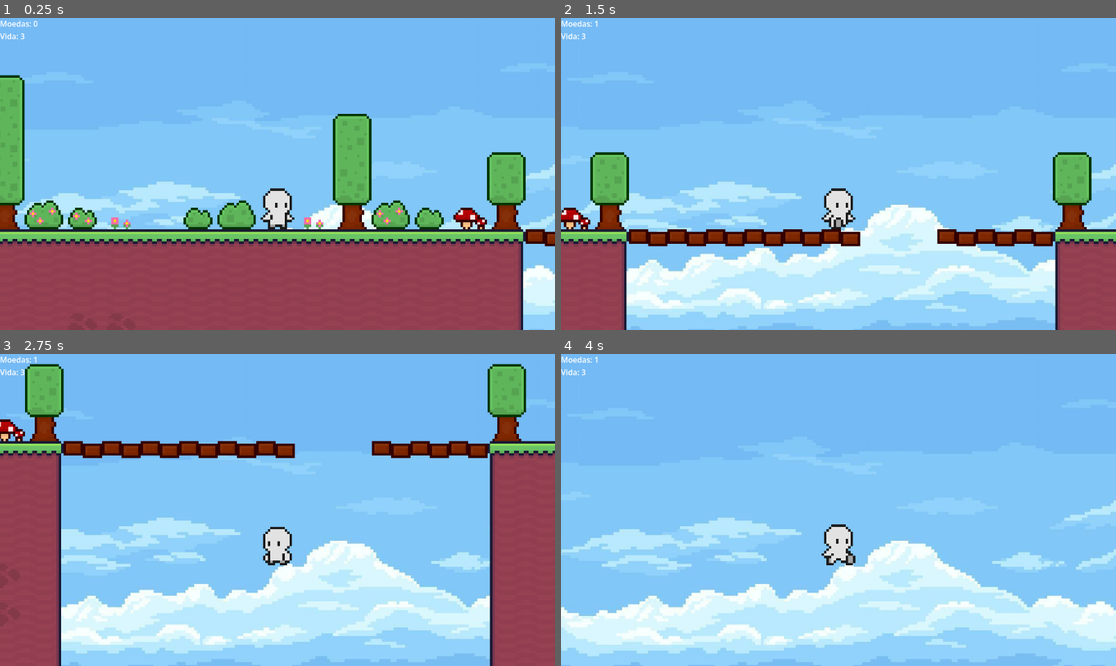
Above: before the commit, frames 1-4 (two rows, left to right).
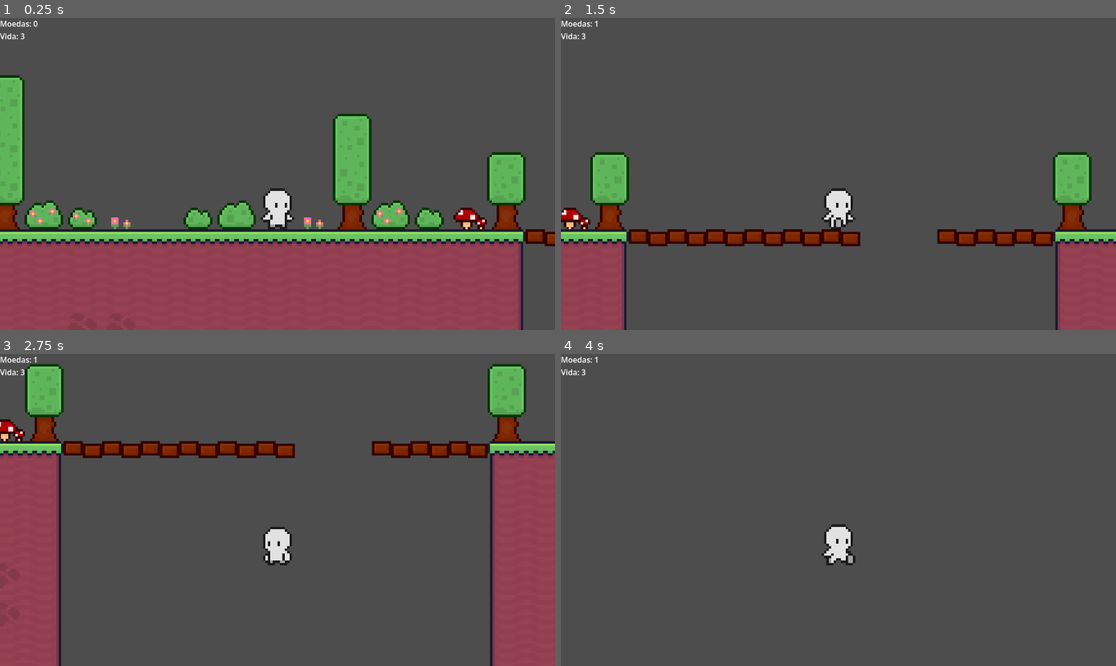
Above: after the commit, the same moments.

Repository: HeitorrFv/heitor-godote
Game: Godot game, scene res://cenas/fases/level_1.tscn
Two runs of this game, one before a commit and one after it. Both use one fixed random seed, a clock stepped at 60 frames per second and the inputs below. The project has no main scene, so this scene is started directly.
Inputs:
- Up to frame 1 (0.25 s): no input
- Up to frame 2 (1.5 s): tap Enter (ui_accept) at 0.5, 0.77 s; hold Right (ui_right) from 0.53 s (still down)
- Up to frame 3 (2.75 s): tap Enter (ui_accept) at 1.52 s; release Right (ui_right) at 2.03 s; hold Left (ui_left) from 2.03 s (still down)
- Up to frame 4 (4 s): release Left (ui_left) at 2.78 s; hold Right (ui_right) from 2.78 s (still down); tap Enter (ui_accept) at 3.02, 3.77 s

The runs differ from the first frame. In frame 1, 60% of the frame differs, in the area x 0-100%, y 0-100%; in frame 2, 86%; in frame 3, 77%; in frame 4, 99%.

Commit message:
Grande Atualização
- Adição de diversos inimigos;
- Exportação de Parallax com profundidade para dentro da Godot;

Diff:
--- /dev/null
+++ b/novo-projeto-de-jogo-heitor/bullet.gd
@@ -0,0 +1,9 @@
+extends Area2D
+func _process(delta):
+	position.x -= 200 * delta # Voa infinitamente para a esquerda. Delta mantém a velocidade constante.
+
+# Conecte o sinal body_entered da Bala
+func _on_body_entered(body):
+	if body.name == "Player":
+		body.take_damage()
+		queue_free() # A bala some ao acertar o jogador
--- /dev/null
+++ b/novo-projeto-de-jogo-heitor/cenas/inimigos/bat/bat.gd
@@ -0,0 +1,14 @@
+extends CharacterBody2D
+const SPEED = 80.0
+var player = null # Variável vazia. O morcego não sabe onde o player está ainda.
+
+func _physics_process(delta):
+	if player: # Se o player foi encontrado...
+		# direction_to calcula a matemática do ângulo exato até o jogador!
+		velocity = position.direction_to(player.position) * SPEED
+		move_and_slide()
+
+# Sinal conectado da DetectionZone (Área gigante)
+func _on_detection_zone_body_entered(body):
+	if body.name == "Player":
+		player = body # Memoriza o corpo do player, ativando a perseguição!
--- /dev/null
+++ b/novo-projeto-de-jogo-heitor/cenas/inimigos/bat/bat.tscn
@@ -0,0 +1,46 @@
+[gd_scene format=3 uid="uid://be762ddrn4uhp"]
+
+[ext_resource type="Script" uid="uid://dqor1o3jhu7wa" path="res://cenas/inimigos/bat/bat.gd" id="1_tofr1"]
+[ext_resource type="Texture2D" uid="uid://b3hjisp1ln4f2" path="res://imagens/bat.png" id="2_vobq3"]
+
+[sub_resource type="AtlasTexture" id="AtlasTexture_1tubu"]
+atlas = ExtResource("2_vobq3")
+region = Rect2(0, 0, 32, 32)
+
+[sub_resource type="AtlasTexture" id="AtlasTexture_3tecl"]
+atlas = ExtResource("2_vobq3")
+region = Rect2(32, 0, 32, 32)
+
+[sub_resource type="SpriteFrames" id="SpriteFrames_jp0fn"]
+animations = [{
+"frames": [{
+"duration": 1.0,
+"texture": SubResource("AtlasTexture_1tubu")
+}, {
+"duration": 1.0,
+"texture": SubResource("AtlasTexture_3tecl")
+}],
+"loop": true,
+"name": &"default",
+"speed": 5.0
+}]
+
+[sub_resource type="CapsuleShape2D" id="CapsuleShape2D_ulak1"]
+radius = 8.0
+
+[node name="Bat" type="CharacterBody2D" unique_id=539757533]
+script = ExtResource("1_tofr1")
+
+[node name="AnimatedSprite2D" type="AnimatedSprite2D" parent="." unique_id=1811205246]
+sprite_frames = SubResource("SpriteFrames_jp0fn")
+autoplay = "default"
+
+[node name="DetectionZone" type="Area2D" parent="." unique_id=449316571]
+
+[node name="Hitbox" type="Area2D" parent="." unique_id=204256611]
+
+[node name="CollisionShape2D" type="CollisionShape2D" parent="." unique_id=1496826130]
+rotation = 1.5707964
+shape = SubResource("CapsuleShape2D_ulak1")
+
+[connection signal="body_entered" from="DetectionZone" to="." method="_on_detection_zone_body_entered"]
--- /dev/null
+++ b/novo-projeto-de-jogo-heitor/cenas/inimigos/enemy/enemy.gd
@@ -0,0 +1,15 @@
+extends CharacterBody2D
+var dir = 1 # Começa andando para a direita (1). Esquerda seria -1.
+
+func _physics_process(delta):
+	# Adicione gravidade aqui também igual ao player (velocity.y += gravity * delta) se quiser!
+	velocity.x = dir * 50
+	move_and_slide()
+
+	# Se o laser (RayCast2D) bater em alguma coisa...
+	if $WallCheck.is_colliding():
+		dir *= -1 # Inverte a direção (1 vira -1, -1 vira 1)
+		scale.x *= -1 # Inverte a imagem e o laser para o outro lado!
+
+func _on_hitbox_player_body_entered(body: Node2D) -> void:
+	pass # Replace with function body.
--- /dev/null
+++ b/novo-projeto-de-jogo-heitor/cenas/inimigos/enemy/enemy.tscn
@@ -0,0 +1,37 @@
+[gd_scene format=3 uid="uid://7wox26ywspfk"]
+
+[ext_resource type="Script" uid="uid://bu66mnfq6ei6" path="res://cenas/inimigos/enemy/enemy.gd" id="1_fc1ag"]
+
+[sub_resource type="CapsuleShape2D" id="CapsuleShape2D_4gyqm"]
+radius = 5.0
+height = 18.0
+
+[sub_resource type="SpriteFrames" id="SpriteFrames_hb8ge"]
+
+[sub_resource type="CircleShape2D" id="CircleShape2D_e1ltt"]
+radius = 9.0
+
+[node name="Enemy" type="CharacterBody2D" unique_id=155754591]
+script = ExtResource("1_fc1ag")
+
+[node name="CollisionShape2D" type="CollisionShape2D" parent="." unique_id=1787704049]
+position = Vector2(0, 1)
+rotation = 1.5707964
+shape = SubResource("CapsuleShape2D_4gyqm")
+debug_color = Color(0.9816387, 0, 0.3734039, 0.41960785)
+
+[node name="AnimatedSprite2D" type="AnimatedSprite2D" parent="." unique_id=283404570]
+position = Vector2(0, -2)
+sprite_frames = SubResource("SpriteFrames_hb8ge")
+autoplay = "default"
+
+[node name="HitboxPlayer" type="Area2D" parent="." unique_id=1391570199]
+
+[node name="CollisionShape2D" type="CollisionShape2D" parent="HitboxPlayer" unique_id=696600960]
+position = Vector2(0, 1)
+shape = SubResource("CircleShape2D_e1ltt")
+
+[node name="WallCheck" type="RayCast2D" parent="." unique_id=814398762]
+target_position = Vector2(20, 0)
+
+[connection signal="body_entered" from="HitboxPlayer" to="." method="_on_hitbox_player_body_entered"]
--- /dev/null
+++ b/novo-projeto-de-jogo-heitor/cenas/inimigos/enemy/wall_check.gd
@@ -0,0 +1,15 @@
+extends CharacterBody2D
+var dir = 1 # Começa andando para a direita (1). Esquerda seria -1.
+
+func _physics_process(delta):
+	# Adicione gravidade aqui também igual ao player (velocity.y += gravity * delta) se quiser!
+	velocity.x = dir * 50
+	move_and_slide()
+
+	# Se o laser (RayCast2D) bater em alguma coisa...
+	if $WallCheck.is_colliding():
+		dir *= -1 # Inverte a direção (1 vira -1, -1 vira 1)
+		scale.x *= -1 # Inverte a imagem e o laser para o outro lado!
+
+func _on_hitbox_player_body_entered(body: Node2D) -> void:
+	pass # Replace with function body.
--- /dev/null
+++ b/novo-projeto-de-jogo-heitor/cenas/inimigos/slime/slime.gd
@@ -0,0 +1,14 @@
+extends CharacterBody2D
+var gravity = 980.0
+
+func _physics_process(delta):
+	if not is_on_floor():
+		velocity.y += gravity * delta
+	move_and_slide()
+
+# Função gerada pelo sinal timeout() do Timer! Ela roda a cada 2 segundos.
+func _on_jump_timer_timeout():
+	if is_on_floor():
+		velocity.y = -350.0 # Pula para cima
+		# randi_range sorteia um número aleatório. Aqui sorteamos se vai pra esquerda ou direita!
+		velocity.x = randi_range(-1, 1) * 100
--- /dev/null
+++ b/novo-projeto-de-jogo-heitor/cenas/inimigos/slime/slime.tscn
@@ -0,0 +1,60 @@
+[gd_scene format=3 uid="uid://cop15feoqpjg0"]
+
+[ext_resource type="Script" uid="uid://b272sr86xwcv8" path="res://cenas/inimigos/slime/slime.gd" id="1_5jc4t"]
+[ext_resource type="Texture2D" uid="uid://b57eeif8t0xcl" path="res://imagens/sEnemy_Jumping.png" id="2_4l1t8"]
+
+[sub_resource type="AtlasTexture" id="AtlasTexture_ppcr1"]
+atlas = ExtResource("2_4l1t8")
+region = Rect2(0, 0, 17, 14)
+
+[sub_resource type="AtlasTexture" id="AtlasTexture_jayke"]
+atlas = ExtResource("2_4l1t8")
+region = Rect2(17, 0, 17, 14)
+
+[sub_resource type="AtlasTexture" id="AtlasTexture_2002g"]
+atlas = ExtResource("2_4l1t8")
+region = Rect2(34, 0, 17, 14)
+
+[sub_resource type="AtlasTexture" id="AtlasTexture_bratd"]
+atlas = ExtResource("2_4l1t8")
+region = Rect2(51, 0, 17, 14)
+
+[sub_resource type="SpriteFrames" id="SpriteFrames_5b0gg"]
+animations = [{
+"frames": [{
+"duration": 1.0,
+"texture": SubResource("AtlasTexture_ppcr1")
+}, {
+"duration": 1.0,
+"texture": SubResource("AtlasTexture_jayke")
+}, {
+"duration": 1.0,
+"texture": SubResource("AtlasTexture_2002g")
+}, {
+"duration": 1.0,
+"texture": SubResource("AtlasTexture_bratd")
+}],
+"loop": true,
+"name": &"default",
+"speed": 5.0
+}]
+
+[sub_resource type="CapsuleShape2D" id="CapsuleShape2D_da4t2"]
+radius = 5.0
+height = 18.0
+
+[node name="Slime" type="CharacterBody2D" unique_id=304033643]
+script = ExtResource("1_5jc4t")
+
+[node name="AnimatedSprite2D" type="AnimatedSprite2D" parent="." unique_id=1672077392]
+sprite_frames = SubResource("SpriteFrames_5b0gg")
+autoplay = "default"
+
+[node name="CollisionShape2D" type="CollisionShape2D" parent="." unique_id=267581475]
+position = Vector2(0, 3)
+rotation = 1.5707964
+shape = SubResource("CapsuleShape2D_da4t2")
+
+[node name="JumpTimer" type="Timer" parent="." unique_id=471312444]
+wait_time = 2.0
+autostart = true
--- a/novo-projeto-de-jogo-heitor/cenas/parallax/parallax_background.tscn
+++ b/novo-projeto-de-jogo-heitor/cenas/parallax/parallax_background.tscn
@@ -1,11 +1,13 @@
 [gd_scene format=3 uid="uid://c41sxjeof2te3"]
-
-[ext_resource type="Texture2D" uid="uid://d2myqv2fcrnxk" path="res://imagens/ceu.jpg" id="1_ksuqd"]
 
 [node name="ParallaxBackground" type="ParallaxBackground" unique_id=376730479]
 
 [node name="Parallax2D" type="Parallax2D" parent="." unique_id=1150236478]
 
-[node name="Sprite2D" type="Sprite2D" parent="Parallax2D" unique_id=1487187758]
-position = Vector2(607, 250)
-texture = ExtResource("1_ksuqd")
+[node name="Parallax2D2" type="Parallax2D" parent="." unique_id=703652975]
+
+[node name="Parallax2D3" type="Parallax2D" parent="." unique_id=172402654]
+
+[node name="Parallax2D4" type="Parallax2D" parent="." unique_id=1717024187]
+
+[node name="Parallax2D5" type="Parallax2D" parent="." unique_id=420772171]
--- a/novo-projeto-de-jogo-heitor/cenas/player/Player.gd
+++ b/novo-projeto-de-jogo-heitor/cenas/player/Player.gd
@@ -31,3 +31,20 @@
 
 	# Aplica todas as velocidades configuradas acima e faz o personagem realmente se mover!
 	move_and_slide()
+
+# Adicione no final do script do Player.gd
+
+func take_damage():
+	Global.health -= 1 # Tira 1 do Global.health
+
+	if Global.health <= 0: # Se a vida chegar a zero ou menos...
+		die()              # ...chama a função de morte
+
+func die():
+	print("Game Over - O jogador morreu!")
+	Global.health = 3 # Reseta vida para a próxima tentativa
+	Global.coins = 0  # Opcional: faz o jogador perder as moedas ao morrer
+
+	# Recarrega a cena atual imediatamente (recomeça a fase)
+	# Mais tarde vamos mudar isso para ir para uma Tela de Game Over de verdade
+	get_tree().reload_current_scene()
--- /dev/null
+++ b/novo-projeto-de-jogo-heitor/character_body_2d.gd
@@ -0,0 +1,10 @@
+extends CharacterBody2D
+
+# @export cria um campo lá no Inspector. Arraste o arquivo Bullet.tscn do FileSystem para este campo!
+@export var bullet_scene: PackedScene
+
+func _on_timer_timeout():
+	# instantiate() cria um clone (uma cópia viva) da cena da bala.
+	var bullet = bullet_scene.instantiate()
+	bullet.position = position # A bala nasce no mesmo lugar da planta
+	get_parent().add_child(bullet) # Coloca a bala na Fase para ela existir de verdade
--- /dev/null
+++ b/novo-projeto-de-jogo-heitor/planta.tscn
@@ -0,0 +1,21 @@
+[gd_scene format=3 uid="uid://c1qv5jd6hdn4i"]
+
+[ext_resource type="Script" uid="uid://74ogji4cyfen" path="res://character_body_2d.gd" id="1_wh65v"]
+
+[sub_resource type="RectangleShape2D" id="RectangleShape2D_jgas5"]
+
+[sub_resource type="SpriteFrames" id="SpriteFrames_wh65v"]
+
+[node name="Plant" type="CharacterBody2D" unique_id=911274458]
+script = ExtResource("1_wh65v")
+
+[node name="Timer" type="Timer" parent="." unique_id=1165213815]
+autostart = true
+
+[node name="CollisionShape2D" type="CollisionShape2D" parent="." unique_id=330905906]
+shape = SubResource("RectangleShape2D_jgas5")
+
+[node name="AnimatedSprite2D" type="AnimatedSprite2D" parent="." unique_id=1854350430]
+sprite_frames = SubResource("SpriteFrames_wh65v")
+
+[connection signal="timeout" from="Timer" to="." method="_on_timer_timeout"]
Not shown, added: novo-projeto-de-jogo-heitor/bullet.gd.uid
Not shown, added: novo-projeto-de-jogo-heitor/cenas/inimigos/bat/bat.gd.uid
Not shown, added: novo-projeto-de-jogo-heitor/cenas/inimigos/enemy/enemy.gd.uid
Not shown, added: novo-projeto-de-jogo-heitor/cenas/inimigos/enemy/wall_check.gd.uid
Not shown, added: novo-projeto-de-jogo-heitor/cenas/inimigos/slime/slime.gd.uid
Not shown, added: novo-projeto-de-jogo-heitor/character_body_2d.gd.uid
Not shown, added: novo-projeto-de-jogo-heitor/imagens/Nature Landscapes Free Pixel Art/License.txt
Binary file added: novo-projeto-de-jogo-heitor/imagens/Nature Landscapes Free Pixel Art/nature_1/1.png
Not shown, added: novo-projeto-de-jogo-heitor/imagens/Nature Landscapes Free Pixel Art/nature_1/1.png.import
Binary file added: novo-projeto-de-jogo-heitor/imagens/Nature Landscapes Free Pixel Art/nature_1/10.png
Not shown, added: novo-projeto-de-jogo-heitor/imagens/Nature Landscapes Free Pixel Art/nature_1/10.png.import
Binary file added: novo-projeto-de-jogo-heitor/imagens/Nature Landscapes Free Pixel Art/nature_1/2.png
(and 97 more such lines)
